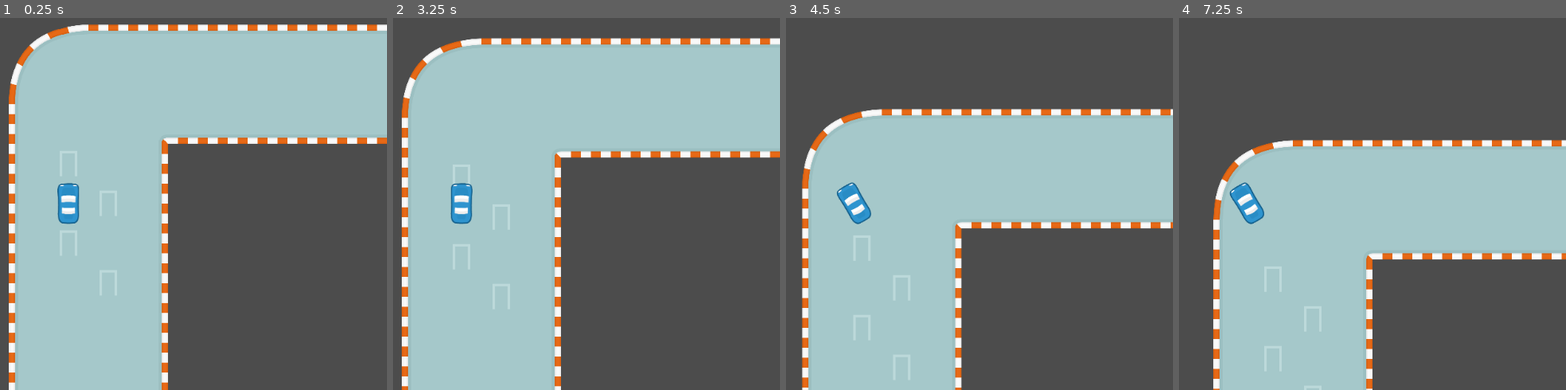
Above: before the commit, frames 1-4 (left to right).
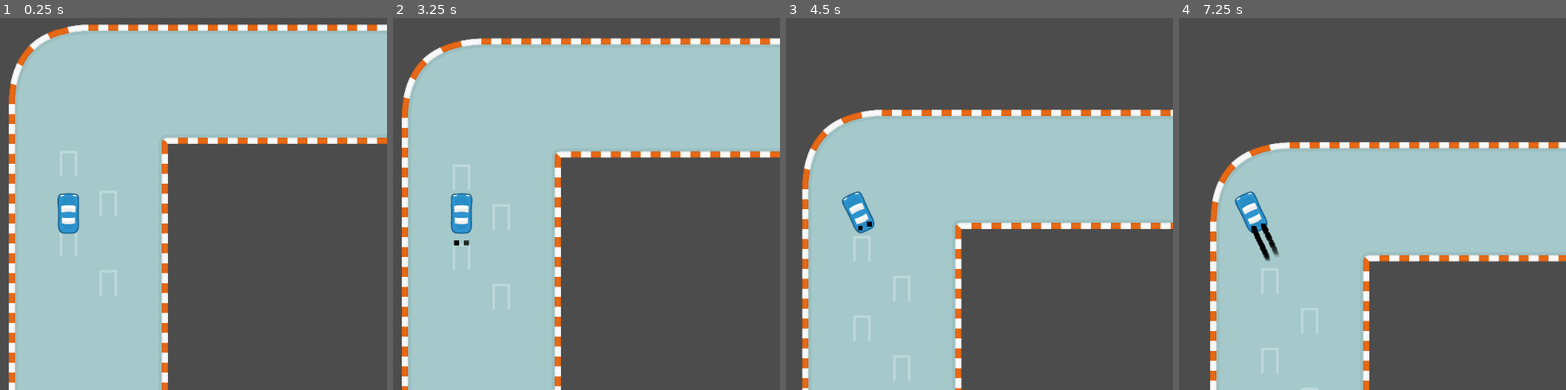
Above: after the commit, the same moments.

Repository: snowbillr/learning-godot
Game: Godot game, scene res://Main.tscn
The game is run twice, just before and just after one commit, with the same random seed, the same clock (stepped at 60 frames per second) and the same inputs.
Inputs:
- Up to frame 1 (0.25 s): no input
- Up to frame 2 (3.25 s): tap Enter at 0.5, 2 s; hold Right (turn_right) 0.53-1.28 s; hold Space (drift, bound only after the commit) 0.53-1.28 s; hold Left (turn_left) 1.28-2.03 s; tap Down (decelerate) at 1.35 s; tap Space (drift, bound only after the commit) at 1.55, 2.85 s; hold Right (turn_right) 2.03-2.78 s; hold Space (drift, bound only after the commit) 2.03-2.78 s; hold Up (accelerate) from 2.78 s (still down)
- Up to frame 3 (4.5 s): release Up (accelerate) at 3.53 s; hold Down (decelerate) 3.53-4.28 s; hold Left (turn_left) from 3.53 s (still down); tap Space (drift, bound only after the commit) at 3.8, 4.35 s
- Up to frame 4 (7.25 s): tap Enter at 5 s; hold Space (drift, bound only after the commit) 5.03-5.78 s; release Left (turn_left) at 5.78 s; hold Right (turn_right) 5.78-6.53 s; tap Down (decelerate) at 5.85 s; tap Space (drift, bound only after the commit) at 6.05 s; hold Up (accelerate) from 6.53 s (still down); hold Space (drift, bound only after the commit) from 6.53 s (still down)

The runs differ from the first frame. In frame 1, 0.6% of the frame differs, in the area x 14-21%, y 44-59%; in frame 2, 0.6%; in frame 3, 1.4%; in frame 4, 4.8%, in the area x 8-100%, y 32-100%.

Commit message:
drift trails

Diff:
--- a/gokarts/Car.gd
+++ b/gokarts/Car.gd
@@ -8,7 +8,7 @@
 
 const FRICTION = 200
 
-const MAX_WHEEL_ROTATION = PI / 40
+const MAX_WHEEL_ROTATION = PI / 60
 const WHEEL_ANGULAR_VELOCITY = PI / 12
 const WHEEL_RETURN_ANGULAR_VELOCITY = PI / 4
 
@@ -30,6 +30,8 @@
 
     tmp_velocity.y = clamp(tmp_velocity.y, -MAX_VELOCITY, MAX_VELOCITY)
 
+    # apply rotation
+
     # rotate wheel angle
     var turn_strength = _get_turn_strength()
     if !is_zero_approx(turn_strength):
@@ -44,7 +46,16 @@
     # apply wheel rotation to overall rotation
     var velocity_factor = tmp_velocity.length() / MAX_VELOCITY
     # shouldn't be able to turn the car as fast at lower speeds
-    rotation += _wheel_rotation * velocity_factor
+
+    var drifting_factor = 1
+    if _is_drifting():
+        drifting_factor = 1.4
+        $DriftTrailLeft.emitting = true
+        $DriftTrailRight.emitting = true
+    else:
+        $DriftTrailLeft.emitting = false
+        $DriftTrailRight.emitting = false
+    rotation += _wheel_rotation * velocity_factor * drifting_factor
 
     # velocity = rotated tmp velocity
     _velocity = tmp_velocity.rotated(rotation)
@@ -62,3 +73,6 @@
     var left_strength = Input.get_action_strength("turn_left") * -1
     var right_strength = Input.get_action_strength("turn_right")
     return left_strength + right_strength
+
+func _is_drifting() -> bool:
+    return Input.get_action_strength("drift") > 0
--- a/gokarts/Main.tscn
+++ b/gokarts/Main.tscn
@@ -257,6 +257,22 @@
 radius = 33.0094
 height = 68.1698
 
+[sub_resource type="Gradient" id=29]
+colors = PoolColorArray( 0, 0, 0, 1, 0, 0, 0, 0 )
+
+[sub_resource type="GradientTexture" id=30]
+gradient = SubResource( 29 )
+
+[sub_resource type="ParticlesMaterial" id=28]
+lifetime_randomness = 0.26
+flag_disable_z = true
+direction = Vector3( 0, 0, 0 )
+gravity = Vector3( 0, 0, 0 )
+orbit_velocity = 0.0
+orbit_velocity_random = 0.0
+scale = 15.0
+color_ramp = SubResource( 30 )
+
 [node name="Node" type="Node"]
 
 [node name="World" type="Node2D" parent="."]
@@ -276,7 +292,25 @@
 zoom = Vector2( 2, 2 )
 
 [node name="Sprite" type="Sprite" parent="World/Car"]
+position = Vector2( 0, 32 )
 texture = ExtResource( 2 )
 
 [node name="CollisionShape2D" type="CollisionShape2D" parent="World/Car"]
+position = Vector2( 0, 32 )
 shape = SubResource( 21 )
+
+[node name="DriftTrailLeft" type="Particles2D" parent="World/Car"]
+position = Vector2( -16, 80 )
+emitting = false
+amount = 60
+lifetime = 0.6
+local_coords = false
+process_material = SubResource( 28 )
+
+[node name="DriftTrailRight" type="Particles2D" parent="World/Car"]
+position = Vector2( 16, 80 )
+emitting = false
+amount = 30
+lifetime = 0.6
+local_coords = false
+process_material = SubResource( 28 )
--- a/gokarts/project.godot
+++ b/gokarts/project.godot
@@ -94,6 +94,11 @@
 "events": [ Object(InputEventKey,"resource_local_to_scene":false,"resource_name":"","device":0,"alt":false,"shift":false,"control":false,"meta":false,"command":false,"pressed":false,"scancode":16777234,"unicode":0,"echo":false,"script":null)
  ]
 }
+drift={
+"deadzone": 0.5,
+"events": [ Object(InputEventKey,"resource_local_to_scene":false,"resource_name":"","device":0,"alt":false,"shift":false,"control":false,"meta":false,"command":false,"pressed":false,"scancode":32,"unicode":0,"echo":false,"script":null)
+ ]
+}
 
 [rendering]
 
Not shown: 1 places in gokarts/Main.tscn that only renumber resources
